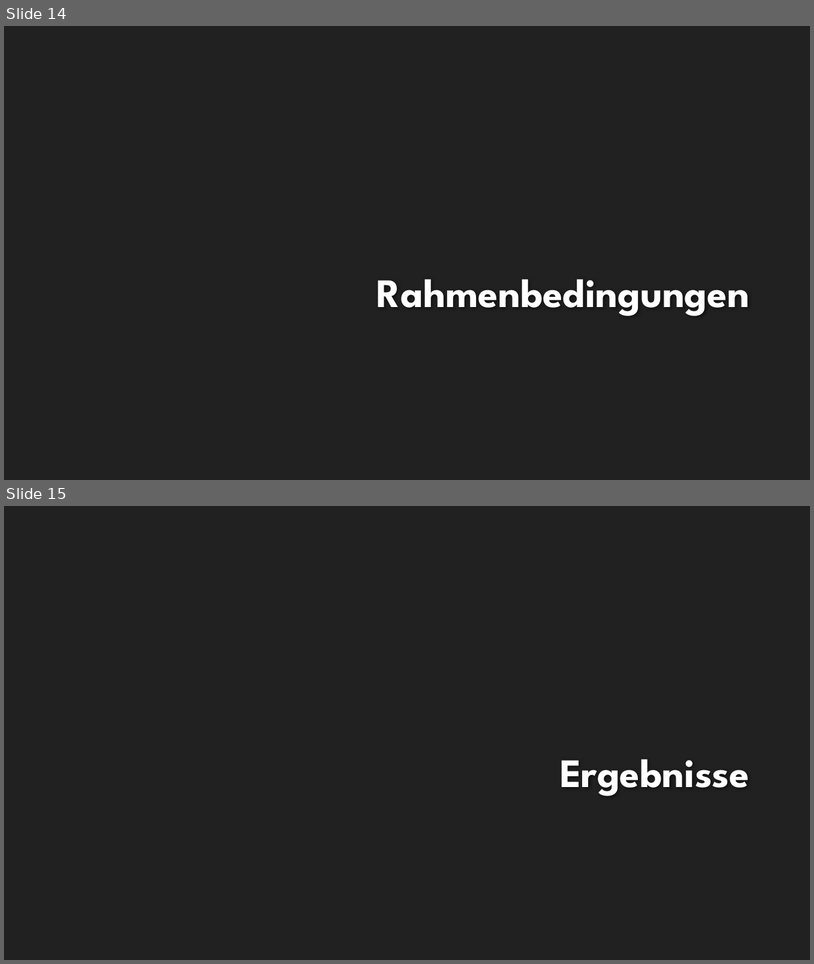
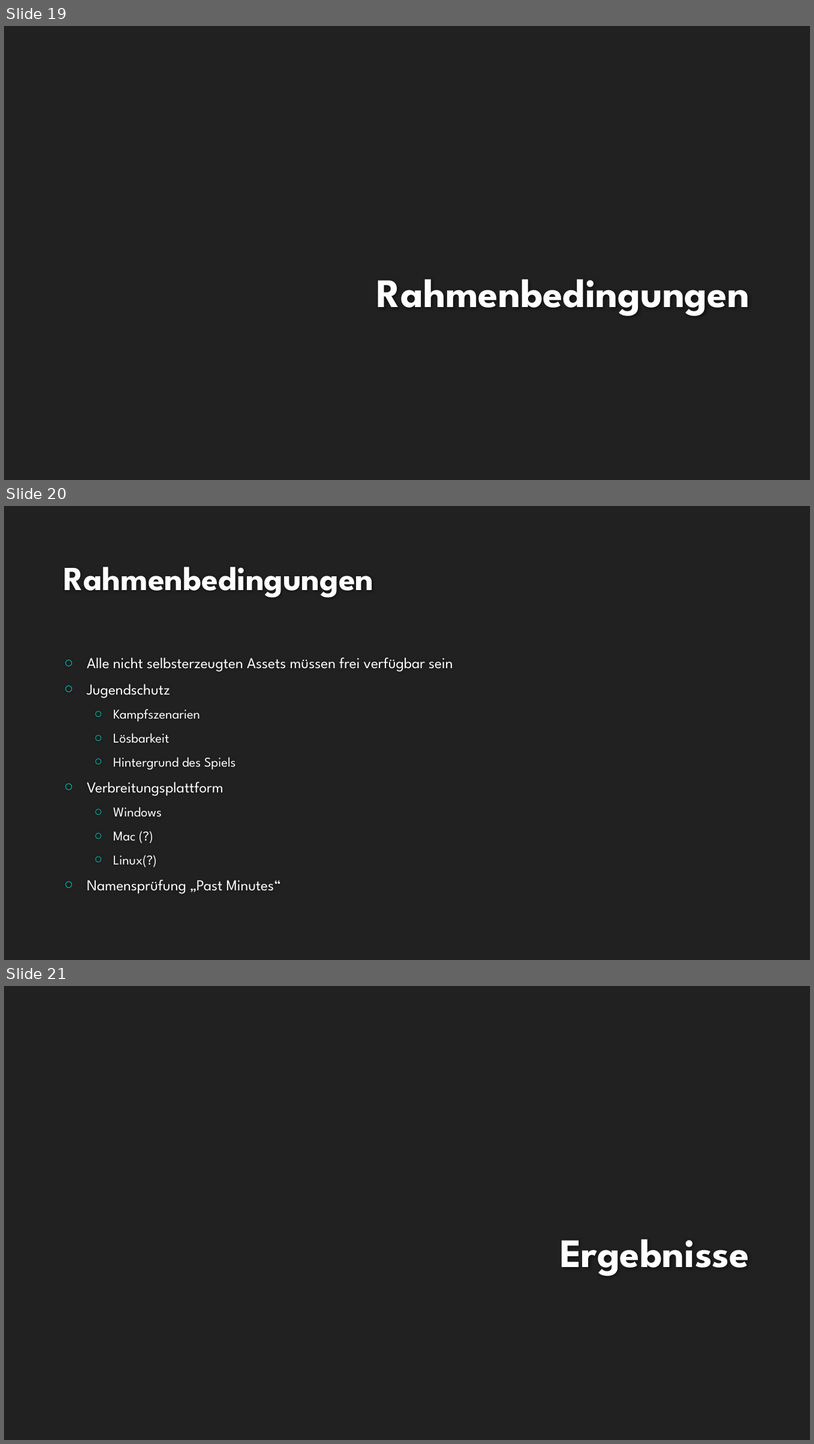
Before and after one commit to EmKaCe/DoctorWhy, a slide deck: Information/Präsentation.pptx. Shown one above the other, each under a label of ours: slides 14 and 15 before the commit, slides 19, 20 and 21 after it. The pictures are 814x964 and 814x1444 pixels, drawn with LibreOffice and Linux fonts; fonts in the diff are those of the drawing; background and template pictures are left out. Boxes give left, top, right and bottom in pixels: in the first picture for what was removed or moved away, otherwise in the second. Text is boxed around its words. In the diff, an @@ line names an element or a change of style, - is before the commit and + after.

```diff
--- a/Information/Präsentation.pptx
+++ b/Information/Präsentation.pptx
@@ slide 20 added at box(4, 506, 810, 960), background #212121 @@
@@ title added at box(63, 567, 374, 598), 40 pt, text #FEFEFE, bold @@
+Rahmenbedingungen
@@ text added at box(87, 657, 453, 894), 18 pt, text #FFFFFF @@
+○ Alle nicht selbsterzeugten Assets müssen frei verfügbar sein
+○ Jugendschutz
+  ○ Kampfszenarien
+  ○ Lösbarkeit
+  ○ Hintergrund des Spiels
+○ Verbreitungsplattform
+  ○ Windows
+  ○ Mac (?)
+  ○ Linux(?)
+○ Namensprüfung „Past Minutes“
@@ what was slide 14 is now slide 19 @@
@@ what was slide 15 is now slide 21 @@
```
Also in this commit, not shown: 1 slide changed, 6 other slides added.
